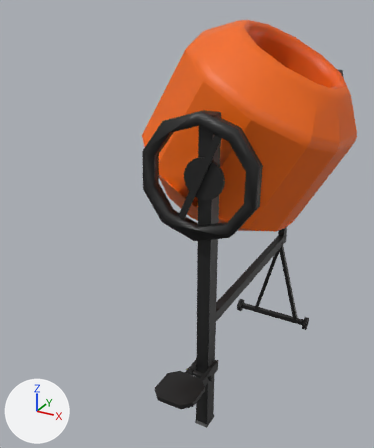
Before and after pictures for a commit that changed the FBX model Assets/Art/PANDANIN/inşaat malzemeleri/karıştırıcı.fbx.
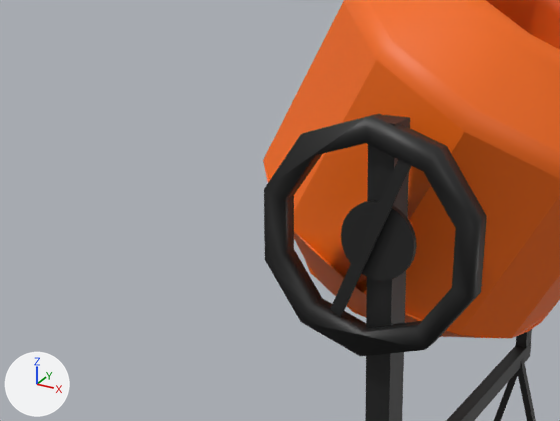
Each version is shown whole from a 50 mm camera at (10.8, -25.2, 14.2) aimed at (-3.4, 0.7, 1.3), then close up on the part from 0% to 81% of the width and 11% to 62% of the height. The lights are fixed; the arrows at lower left show +X, +Y and +Z. The older version's two pictures come first. Where no turn or scale is listed for an object, it has been applied to the vertices.

Before the edit, the objects in view are built like this:
```python
me_küp_014 = bpy.data.meshes.new('Küp.014')
me_küp_014.from_pydata(...)  # 574 vertices, 471 faces; spans x -6.2..5.6, y -8.0..12.0, z -8.9..13.1
me_küp_014.materials.append(mat_material_040)  # picture img_atlas_webp
ob_küp_002 = bpy.data.objects.new('Küp.002', me_küp_014)
ob_küp_002.location = (0.0, 0.0, 0.0)
```
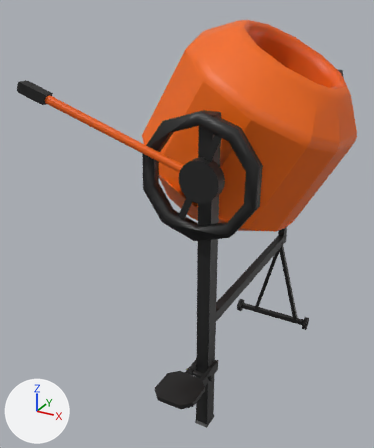
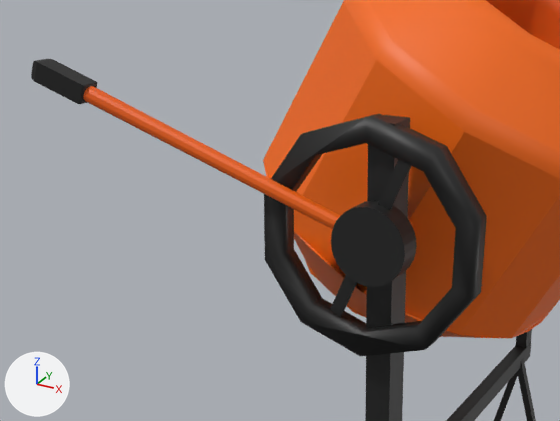
The edits, one by one:
me_küp_014 is used by ob_küp_002; location (0.0, 0.0, 0.0).
me_küp_014 had 574 vertices, 471 faces and spanned x -6.2..5.6, y -8.0..12.0, z -8.9..13.1.
me_küp_014 now has 578 vertices, 472 faces and spans x -6.2..5.6, y -8.0..12.0, z -8.9..13.1.
Part 1, on me_küp_014:
32 vertices in x -0.6..1.5, y -4.7, z 5.4..7.4 move by (0.0, -0.6, 0.0).
4 vertices are added at (-0.4, -5.1, 6.6), (-0.3, -5.1, 6.9), (-0.4, -4.7, 6.6), (-0.3, -4.7, 6.9).
1 new face joins them.
Mesh me_küp_001 is new.
It has 68 vertices, 69 faces and spans x -9.02..-0.27, y -6.5..-4.74, z 6.56..10.41.
It uses material mat_material_040 (picture img_atlas_webp).
Object 'Küp.001' (ob_küp_001) is new; it shows me_küp_001.
Its location is (0.0, 0.0, 0.0).

Where the change shows, as pixel boxes (x1, y1, x2, y2) in the close-ups (560 x 421 px; the box of a moved part takes in the faces that stretch with it):
'Küp.001', added: after (31, 59, 341, 229)
part 1 of me_küp_014, moved or reshaped: before (341, 200, 417, 281); after (331, 200, 417, 287)
